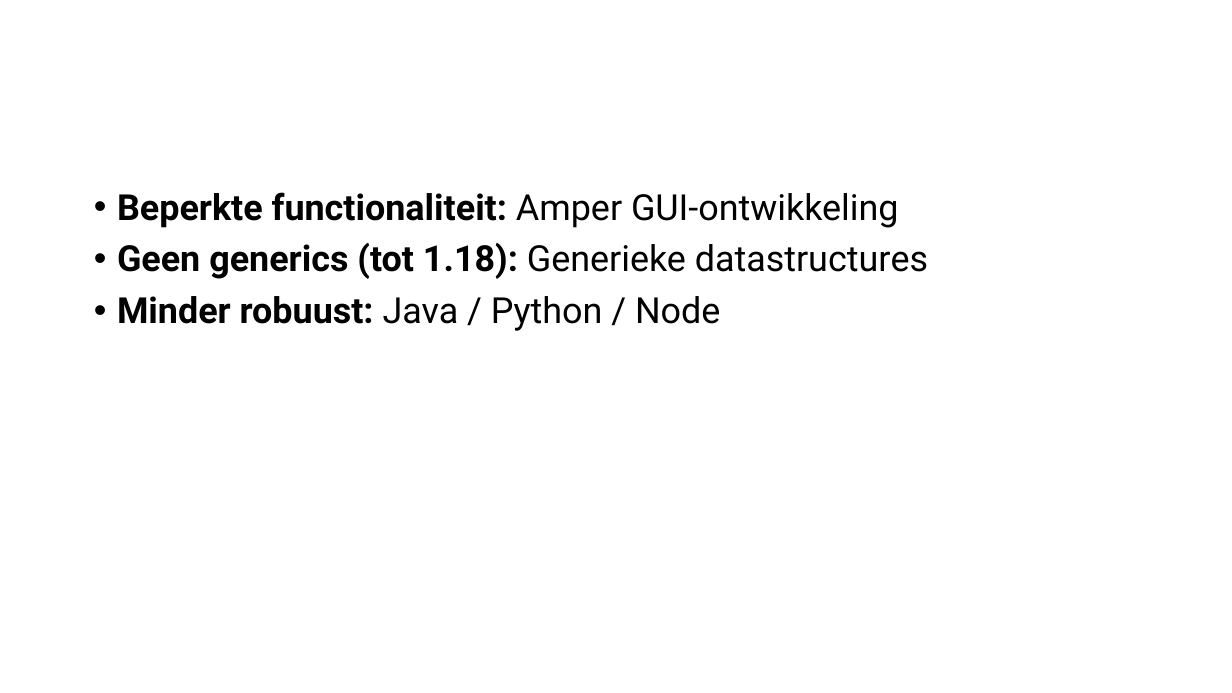
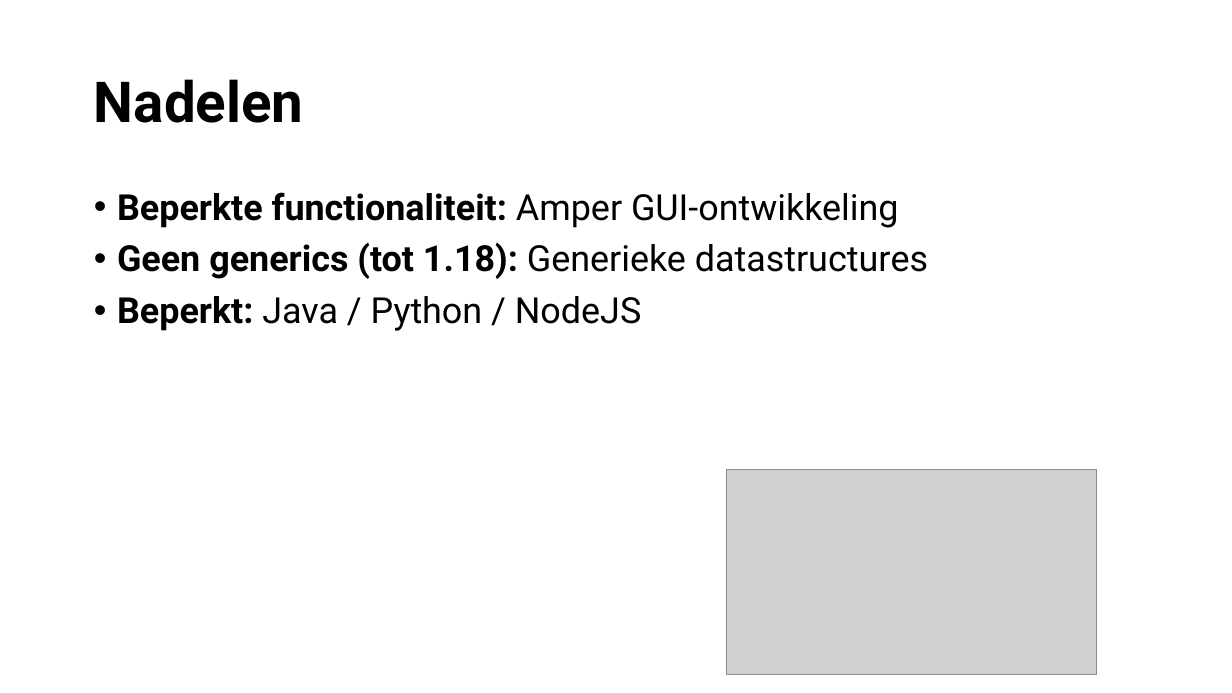
Before and after one commit to vervoortkobe/SoftwareTrends-Presentatie-Go-3ITSOF1, a slide deck: slide 13 of Golang.pptx. Drawn at 1232x693 pixels with LibreOffice and Linux fonts; fonts in the diff are those of the drawing; grey boxes stand for pictures; background and template pictures are left out. Boxes give left, top, right and bottom in pixels: in the first picture for what was removed or moved away, otherwise in the second. Text is boxed around its words. In the diff, an @@ line names an element or a change of style, - is before the commit and + after.

```diff
--- a/Golang.pptx
+++ b/Golang.pptx
@@ title "Nadelen" at [94,79,303,123]: text colour #FFFFFF to #000000 @@
@@ text at [117,296,641,331]: text changed @@
-• Minder robuust: Java / Python / Node
+• Beperkt: Java / Python / NodeJS
@@ picture added at [727,470,1097,675] @@
```
Also in this commit, not shown: 8 other slides changed, 18 other files.
